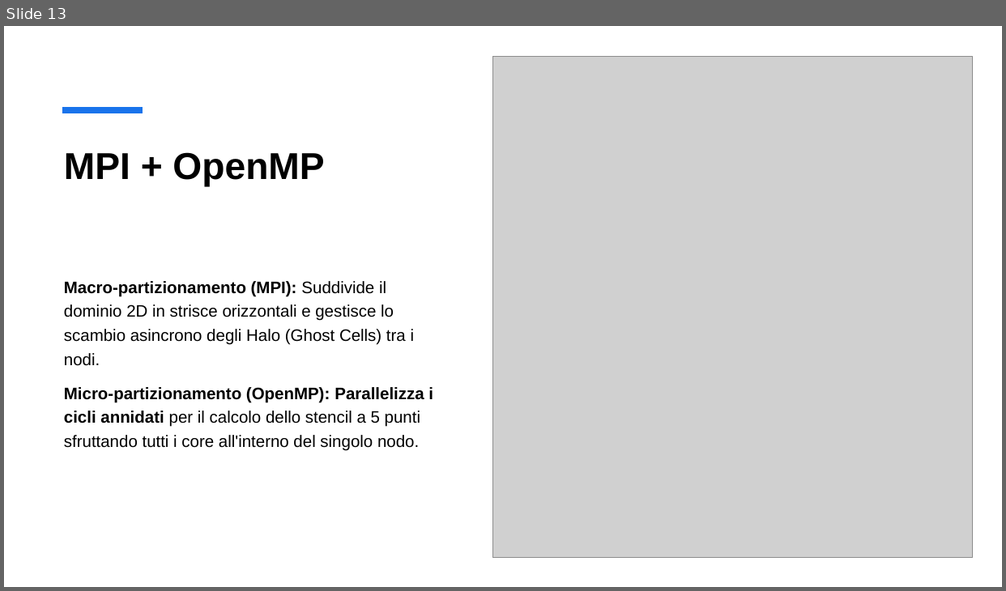
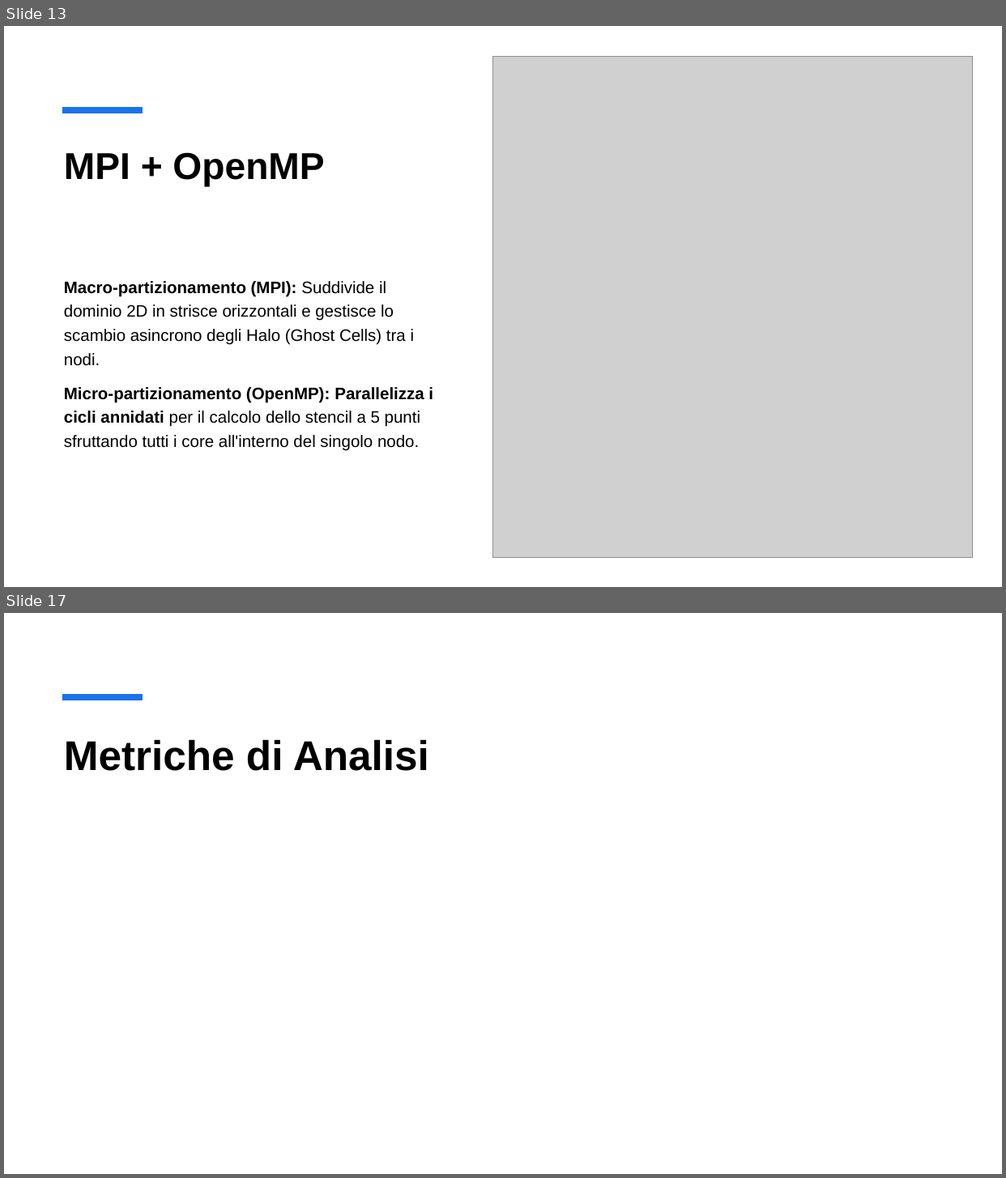
Before and after one commit to Gasspire/appunti-universita, a slide deck: Secondo Semestre/principi_prog_parallela/Codici/Progetto/Simulazione della Diffusione del Calore 2D.pptx. Shown one above the other, each under a label of ours: slide 13 before the commit, slides 13 and 17 after it; the slides between them are not shown. The pictures are 1006x591 and 1006x1178 pixels, drawn with LibreOffice and Linux fonts; fonts in the diff are those of the drawing; grey boxes stand for pictures. Boxes give left, top, right and bottom in pixels: in the first picture for what was removed or moved away, otherwise in the second. Text is boxed around its words. In the diff, an @@ line names an element or a change of style, - is before the commit and + after.

```diff
--- a/Secondo Semestre/principi_prog_parallela/Codici/Progetto/Simulazione della Diffusione del Calore 2D.pptx
+++ b/Secondo Semestre/principi_prog_parallela/Codici/Progetto/Simulazione della Diffusione del Calore 2D.pptx
@@ slide 17 added at bbox=[4, 613, 1002, 1174], background #FFFFFF; not listed: 1 template element that a slide beside it also shows @@
@@ title added at bbox=[64, 739, 429, 771], 40 pt, text #000000, bold @@
+Metriche di Analisi
```
Also in this commit, not shown: 1 slide changed, 1 other slide added, 1 other file.
